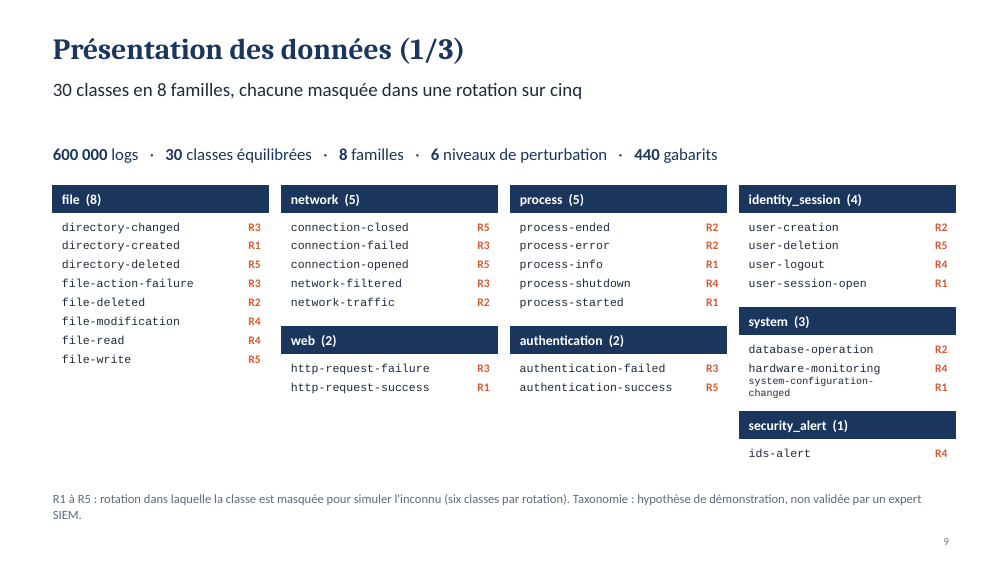
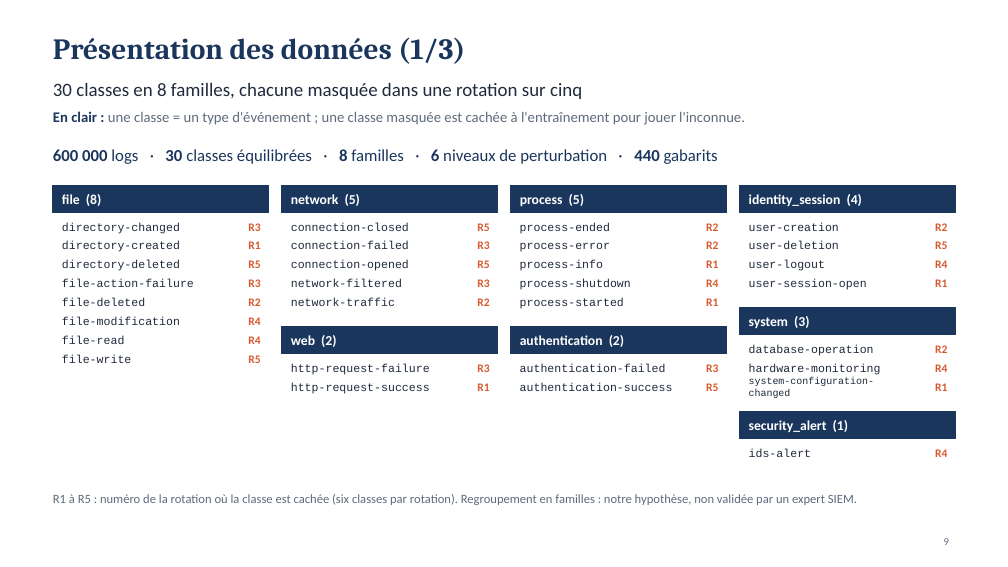
Before and after one commit to MADENIYOU/siem-open-world-log-classification, a slide deck: slide 9 of presentation/Soutenance_SIEM_monde_ouvert.pptx. Drawn at 1008x567 pixels with LibreOffice and Linux fonts; fonts in the diff are those of the drawing. Boxes give left, top, right and bottom in pixels: in the first picture for what was removed or moved away, otherwise in the second. Text is boxed around its words. In the diff, an @@ line names an element or a change of style, - is before the commit and + after.

```diff
--- a/presentation/Soutenance_SIEM_monde_ouvert.pptx
+++ b/presentation/Soutenance_SIEM_monde_ouvert.pptx
@@ text added at (53,111,745,125), 14 pt, text #5F6B7C @@
+En clair : une classe = un type d'événement ; une classe masquée est cachée à l'entraînement pour jouer l'inconnue.
@@ text at (53,494,857,505): text changed @@
-R1 à R5 : rotation dans laquelle la classe est masquée pour simuler l'inconnu (six classes par rotation). Taxonomie : hypothèse de démonstration, non validée par un expert SIEM.
+R1 à R5 : numéro de la rotation où la classe est cachée (six classes par rotation). Regroupement en familles : notre hypothèse, non validée par un expert SIEM.
```
Also in this commit, not shown: 16 other slides changed, 3 slides added, 3 other files.
